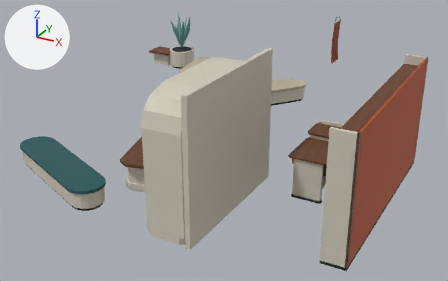
An edit to the glTF model external_packages/shopping_promenade_20261009/exports/SHOP_D09_S100_A236__fitout.glb, drawn before and after from the same camera.
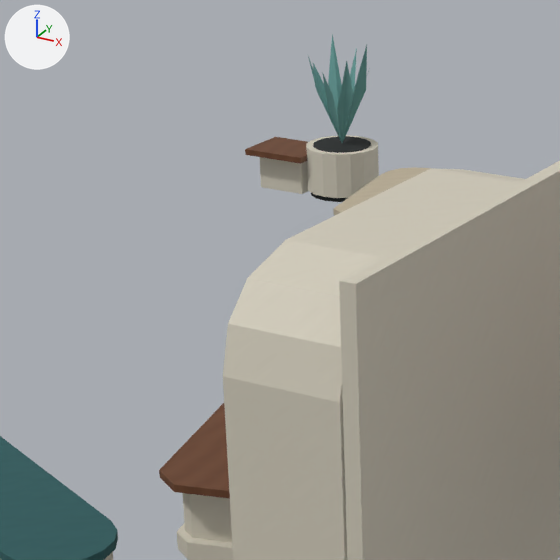
Each version appears first whole from a camera (50 mm lens) standing at (7.83, -13.26, 6.46) and looking at (0.74, -0.36, 0.01), and next in a close-up on the part from 15% to 57% of the width and 0% to 68% of the height. The lights are fixed; the arrows at upper left show +X, +Y and +Z. The last two pictures show the newer version. Vertices at exactly the same position are counted once.

Names of what the first close-up shows: 'SHOP_D09_S100_A236__fitout__dark_rubber', 'SHOP_D09_S100_A236__fitout__ivory_enamel', 'SHOP_D09_S100_A236__fitout__oatmeal_weave', 'SHOP_D09_S100_A236__fitout__quiet_teal', 'SHOP_D09_S100_A236__fitout__teal_weave', 'SHOP_D09_S100_A236__fitout__warm_walnut'.
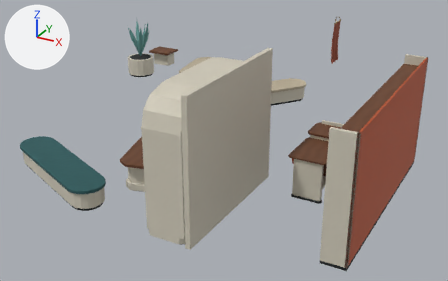
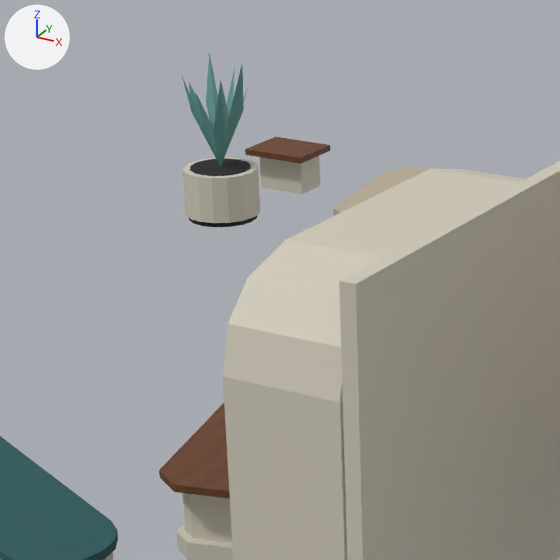
Location of each change, [x1, y1, x2, y2] in pixels of the close-ups (560 x 560 px; the box of a moved part takes in the faces that stretch with it):
'SHOP_D09_S100_A236__fitout__ivory_enamel', reshaped
    before: [0, 135, 560, 560]
    after: [0, 156, 560, 560]
'SHOP_D09_S100_A236__fitout__quiet_teal', moved
    before: [308, 34, 370, 143]
    after: [182, 53, 249, 167]
'SHOP_D09_S100_A236__fitout__dark_rubber', reshaped
    before: [311, 136, 371, 202]
    after: [189, 158, 257, 227]
part 1 of me_shop_d09_s100_a236__fitout__dark_rubber, moved or reshaped
    before: [311, 193, 347, 202]
    after: [189, 216, 257, 227]
part 2 of me_shop_d09_s100_a236__fitout__dark_rubber, moved or reshaped
    before: [313, 136, 371, 153]
    after: [190, 158, 251, 176]
part 3 of me_shop_d09_s100_a236__fitout__ivory_enamel, moved or reshaped
    before: [306, 135, 379, 198]
    after: [183, 157, 260, 223]

What the commit changed:
me_shop_d09_s100_a236__fitout__dark_rubber is used by ob_shop_d09_s100_a236__fitout__dark_rubber; location (0.0, 0.0, 0.0).
me_shop_d09_s100_a236__fitout__dark_rubber had 272 vertices, 488 faces and spanned x -4.2..5.35, y -5.0..5.2, z 0.0..2.49.
me_shop_d09_s100_a236__fitout__dark_rubber now has 272 vertices, 488 faces and spans x -4.9..5.35, y -5.0..4.62, z 0.0..2.49.
me_shop_d09_s100_a236__fitout__dark_rubber part 1: the loose piece of 32 vertices spanning x -4.2..-3.4, y 4.4..5.2, z 0.0..0.06 is moved by (-0.7, -1.5, 0.0).
me_shop_d09_s100_a236__fitout__dark_rubber part 2: the loose piece of 32 vertices spanning x -4.15..-3.45, y 4.45..5.15, z 0.56..0.6 is moved by (-0.7, -1.5, 0.0).
me_shop_d09_s100_a236__fitout__ivory_enamel is used by ob_shop_d09_s100_a236__fitout__ivory_enamel; location (0.0, 0.0, 0.0).
me_shop_d09_s100_a236__fitout__ivory_enamel had 348 vertices, 654 faces and spanned x -4.8..5.35, y -5.05..5.24, z 0.0..3.0.
me_shop_d09_s100_a236__fitout__ivory_enamel now has 348 vertices, 654 faces and spans x -4.93..5.35, y -5.05..4.9, z 0.0..3.0.
me_shop_d09_s100_a236__fitout__ivory_enamel part 3: the loose piece of 32 vertices spanning x -4.24..-3.37, y 4.36..5.24, z 0.06..0.59 is moved by (-0.7, -1.5, 0.0).
me_shop_d09_s100_a236__fitout__quiet_teal is used by ob_shop_d09_s100_a236__fitout__quiet_teal; location (0.0, 0.0, 0.0).
me_shop_d09_s100_a236__fitout__quiet_teal had 25 vertices, 16 faces and spanned x -4.18..-3.42, y 4.42..5.18, z 0.6..1.85.
me_shop_d09_s100_a236__fitout__quiet_teal now has 25 vertices, 16 faces and spans x -4.88..-4.12, y 2.92..3.68, z 0.6..1.85.
me_shop_d09_s100_a236__fitout__quiet_teal part 4: the whole mesh is moved by (-0.7, -1.5, 0.0).
